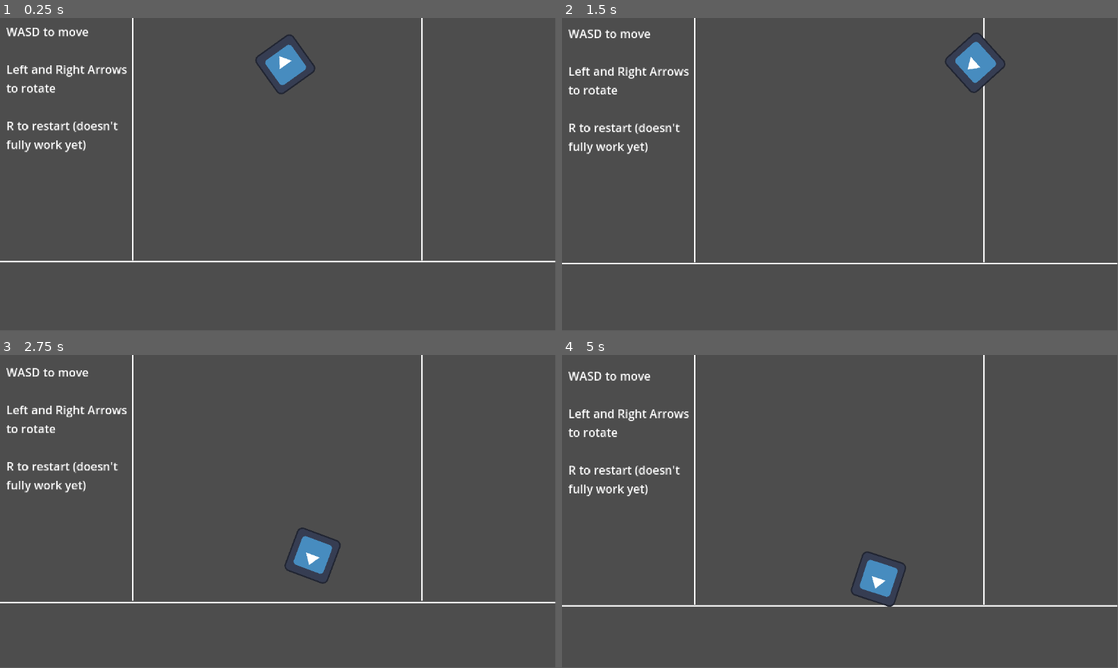
Above: before the commit, frames 1-4 (two rows, left to right).
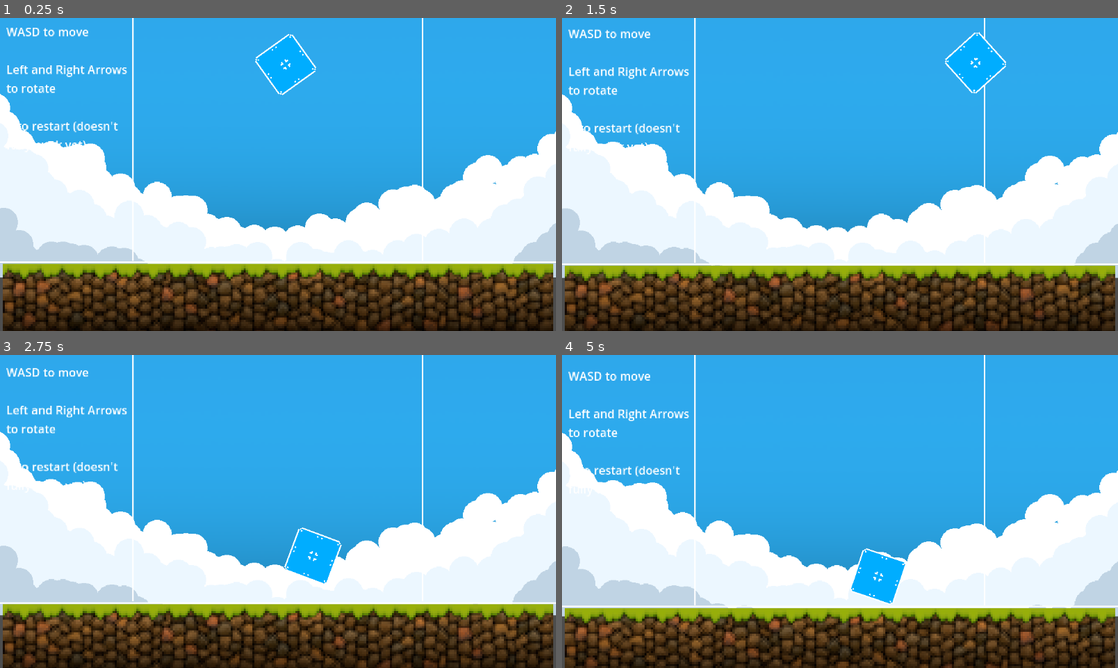
Above: after the commit, the same moments.

Repository: drew-abbo/gmtk_game_jam_game
Game: Godot game, scene res://main.tscn
Same seed, same stepped clock (60 frames per second), same inputs: the game is played once before the commit and once after it. The engine's default icon, where the game draws it, is replaced by a stand-in: a white triangle on a blue panel in a dark square.
Inputs:
- Up to frame 1 (0.25 s): no input
- Up to frame 2 (1.5 s): hold D (move_right) 0.53-1.28 s; hold S (move_down) from 1.28 s (still down)
- Up to frame 3 (2.75 s): release S (move_down) at 2.03 s; hold D (move_right) from 2.03 s (still down)
- Up to frame 4 (5 s): release D (move_right) at 2.78 s; hold W (move_up) 2.78-3.53 s; hold A (move_left) from 3.53 s (still down)
The window is 799x449 before the commit and 800x450 after it. Grey fills any space a smaller window leaves; there, only what the larger window draws over its background counts as a difference.

The runs differ from the first frame. In frame 1, 99% of the frame differs, in the area x 0-100%, y 0-100%; in frame 2, 99%; in frame 3, 99%; in frame 4, 99%.

Commit message:
Added Textures
Added Clouds
Parallax BG
Sky Texture
Ground Texture
Changed viewport settings for fullscreen in project settings

Diff:
--- a/Building/Pieces/test_piece.tscn
+++ b/Building/Pieces/test_piece.tscn
@@ -1,16 +1,16 @@
 [gd_scene load_steps=4 format=3 uid="uid://cbnhthckwkon5"]
 
 [ext_resource type="PackedScene" uid="uid://cjg4a5yo4wh6x" path="res://Building/building_piece.tscn" id="1_2i4tk"]
-[ext_resource type="Texture2D" uid="uid://bf2tvur5u3q5w" path="res://icon.svg" id="2_xcapi"]
+[ext_resource type="Texture2D" uid="uid://bdii11uan6don" path="res://Assets/Box Type 1.png" id="2_w36w7"]
 
 [sub_resource type="RectangleShape2D" id="RectangleShape2D_ppepa"]
-size = Vector2(58, 58)
+size = Vector2(64, 64)
 
 [node name="BuildingPiece" instance=ExtResource("1_2i4tk")]
 
 [node name="Sprite2D" type="Sprite2D" parent="RigidBody2D" index="0"]
-scale = Vector2(0.5, 0.5)
-texture = ExtResource("2_xcapi")
+scale = Vector2(2, 2)
+texture = ExtResource("2_w36w7")
 
 [node name="CollisionShape2D" type="CollisionShape2D" parent="RigidBody2D" index="1"]
 shape = SubResource("RectangleShape2D_ppepa")
--- a/main.tscn
+++ b/main.tscn
@@ -1,6 +1,11 @@
-[gd_scene load_steps=4 format=3 uid="uid://mnmxtuvicw0l"]
+[gd_scene load_steps=9 format=3 uid="uid://mnmxtuvicw0l"]
 
 [ext_resource type="Script" path="res://main.gd" id="1_tqc63"]
+[ext_resource type="Texture2D" uid="uid://w2l3tuksyh4i" path="res://Assets/Ground 1.png" id="2_j4npn"]
+[ext_resource type="Texture2D" uid="uid://cd1k3e27j0f0s" path="res://Assets/Sky 1.png" id="2_s0x10"]
+[ext_resource type="Texture2D" uid="uid://f4sirjkaalrp" path="res://Assets/Cloud 1.png" id="4_cfc7a"]
+[ext_resource type="Texture2D" uid="uid://bd2aa8kdxfm7i" path="res://Assets/Surface Cloud BG 1.png" id="4_ripnh"]
+[ext_resource type="Texture2D" uid="uid://xio5obkypaht" path="res://Assets/Cloud 2.png" id="6_7rwo3"]
 
 [sub_resource type="PhysicsMaterial" id="PhysicsMaterial_gywg0"]
 rough = true
@@ -57,3 +62,98 @@
 position = Vector2(0, 76)
 points = PackedVector2Array(400, 0, -400, 0)
 width = 2.0
+
+[node name="Sprite2D" type="Sprite2D" parent="World/Ground"]
+position = Vector2(0, 125.5)
+scale = Vector2(2.96875, 2.96875)
+texture = ExtResource("2_j4npn")
+
+[node name="WorldGraphics" type="Node2D" parent="."]
+
+[node name="ParallaxBackground" type="ParallaxBackground" parent="WorldGraphics"]
+layer = -1
+
+[node name="ParallaxLayer" type="ParallaxLayer" parent="WorldGraphics/ParallaxBackground"]
+
+[node name="SKY" type="Sprite2D" parent="WorldGraphics/ParallaxBackground/ParallaxLayer"]
+position = Vector2(0, -3970)
+scale = Vector2(4.63281, 0.998291)
+texture = ExtResource("2_s0x10")
+
+[node name="Clouds 1" type="ParallaxLayer" parent="WorldGraphics/ParallaxBackground"]
+motion_scale = Vector2(1, 0.25)
+
+[node name="Cloud" type="Sprite2D" parent="WorldGraphics/ParallaxBackground/Clouds 1"]
+position = Vector2(0, 102)
+scale = Vector2(0.789063, 0.789063)
+texture = ExtResource("4_ripnh")
+
+[node name="Clouds 2" type="ParallaxLayer" parent="WorldGraphics/ParallaxBackground"]
+motion_scale = Vector2(1, 0.4)
+
+[node name="Sprite2D" type="Sprite2D" parent="WorldGraphics/ParallaxBackground/Clouds 2"]
+position = Vector2(-477, -324)
+texture = ExtResource("4_cfc7a")
+
+[node name="Sprite2D4" type="Sprite2D" parent="WorldGraphics/ParallaxBackground/Clouds 2"]
+position = Vector2(161, -264)
+texture = ExtResource("4_cfc7a")
+
+[node name="Sprite2D5" type="Sprite2D" parent="WorldGraphics/ParallaxBackground/Clouds 2"]
+position = Vector2(400, -333)
+texture = ExtResource("4_cfc7a")
+
+[node name="Sprite2D6" type="Sprite2D" parent="WorldGraphics/ParallaxBackground/Clouds 2"]
+position = Vector2(604, -418)
+texture = ExtResource("4_cfc7a")
+
+[node name="Sprite2D2" type="Sprite2D" parent="WorldGraphics/ParallaxBackground/Clouds 2"]
+position = Vector2(-106, -321)
+texture = ExtResource("6_7rwo3")
+
+[node name="Sprite2D3" type="Sprite2D" parent="WorldGraphics/ParallaxBackground/Clouds 2"]
+position = Vector2(166, -386)
+texture = ExtResource("6_7rwo3")
+
+[node name="Sprite2D7" type="Sprite2D" parent="WorldGraphics/ParallaxBackground/Clouds 2"]
+position = Vector2(456, -346)
+texture = ExtResource("6_7rwo3")
+
+[node name="Sprite2D8" type="Sprite2D" parent="WorldGraphics/ParallaxBackground/Clouds 2"]
+position = Vector2(552, -431)
+texture = ExtResource("6_7rwo3")
+
+[node name="Clouds 3" type="ParallaxLayer" parent="WorldGraphics/ParallaxBackground"]
+motion_scale = Vector2(1, 0.5)
+
+[node name="Sprite2D" type="Sprite2D" parent="WorldGraphics/ParallaxBackground/Clouds 3"]
+position = Vector2(-586, -388)
+texture = ExtResource("4_cfc7a")
+
+[node name="Sprite2D4" type="Sprite2D" parent="WorldGraphics/ParallaxBackground/Clouds 3"]
+position = Vector2(161, -264)
+texture = ExtResource("4_cfc7a")
+
+[node name="Sprite2D5" type="Sprite2D" parent="WorldGraphics/ParallaxBackground/Clouds 3"]
+position = Vector2(-339, -408)
+texture = ExtResource("4_cfc7a")
+
+[node name="Sprite2D6" type="Sprite2D" parent="WorldGraphics/ParallaxBackground/Clouds 3"]
+position = Vector2(-269, -289)
+texture = ExtResource("4_cfc7a")
+
+[node name="Sprite2D2" type="Sprite2D" parent="WorldGraphics/ParallaxBackground/Clouds 3"]
+position = Vector2(460, -267)
+texture = ExtResource("6_7rwo3")
+
+[node name="Sprite2D3" type="Sprite2D" parent="WorldGraphics/ParallaxBackground/Clouds 3"]
+position = Vector2(166, -386)
+texture = ExtResource("6_7rwo3")
+
+[node name="Sprite2D7" type="Sprite2D" parent="WorldGraphics/ParallaxBackground/Clouds 3"]
+position = Vector2(-11, -422)
+texture = ExtResource("6_7rwo3")
+
+[node name="Sprite2D8" type="Sprite2D" parent="WorldGraphics/ParallaxBackground/Clouds 3"]
+position = Vector2(317, -503)
+texture = ExtResource("6_7rwo3")
--- a/project.godot
+++ b/project.godot
@@ -18,6 +18,10 @@
 [debug]
 
 gdscript/warnings/untyped_declaration=1
+
+[display]
+
+window/stretch/mode="viewport"
 
 [dotnet]
 
Binary file added: Assets/Box Type 1.png
Not shown, added: Assets/Box Type 1.png.import
Binary file added: Assets/Circle Type 1.png
Not shown, added: Assets/Circle Type 1.png.import
Binary file added: Assets/Cloud 1.png
Not shown, added: Assets/Cloud 1.png.import
Binary file added: Assets/Cloud 2.png
Not shown, added: Assets/Cloud 2.png.import
Binary file added: Assets/Ground 1.png
Not shown, added: Assets/Ground 1.png.import
Binary file added: Assets/Octagon Type 1.png
Not shown, added: Assets/Octagon Type 1.png.import
(and 8 more such lines)
